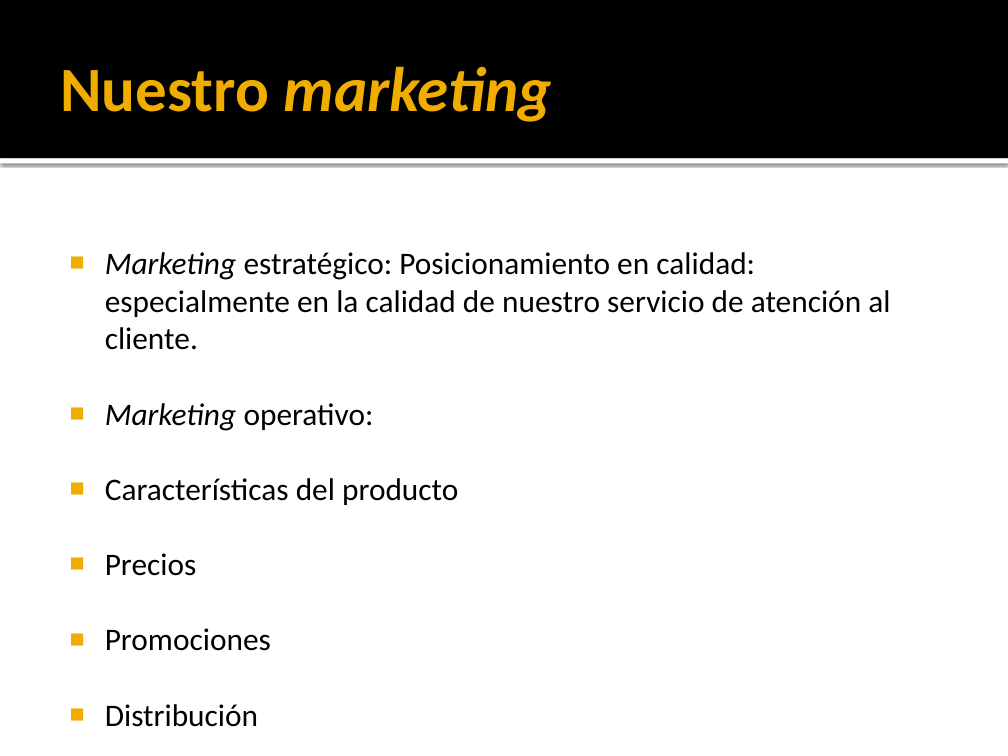
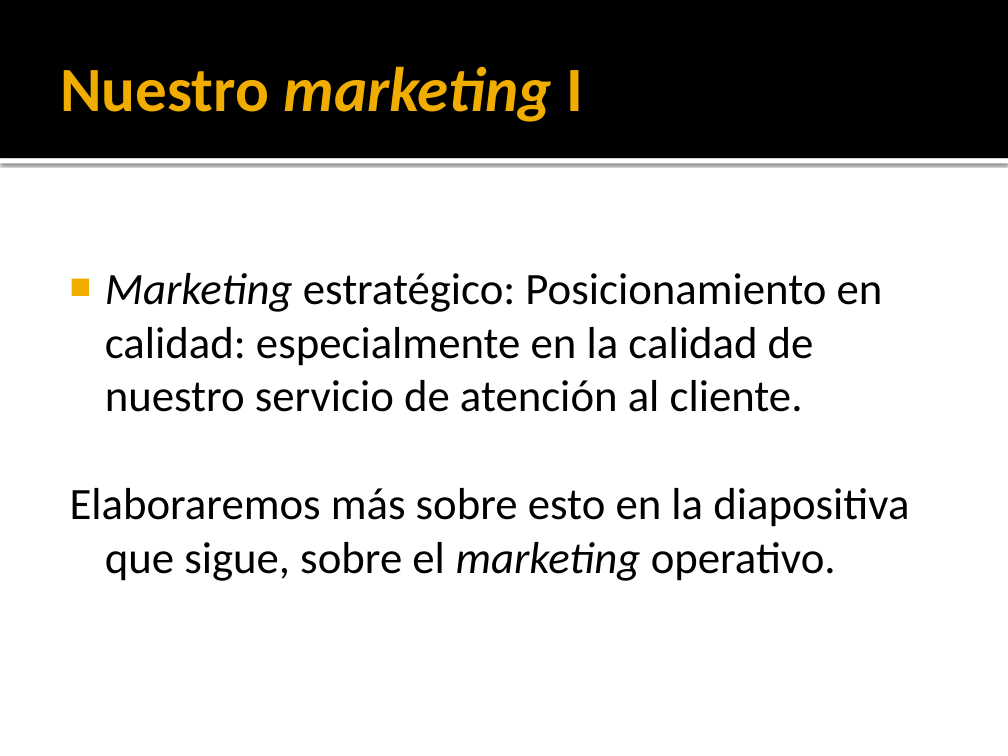
Before and after one commit to QuixoteCode/Experiencias_Ecohuerto, a slide deck: slide 4 of Presentacion_Empresa_6_3_2024.pptx (slide 5 before the commit). Drawn at 1008x756 pixels with LibreOffice and Linux fonts; fonts in the diff are those of the drawing. Boxes give left, top, right and bottom in pixels: in the first picture for what was removed or moved away, otherwise in the second. Text is boxed around its words. In the diff, an @@ line names an element or a change of style, - is before the commit and + after.

```diff
--- a/Presentacion_Empresa_6_3_2024.pptx
+++ b/Presentacion_Empresa_6_3_2024.pptx
@@ title at (60, 66, 583, 122): text changed @@
-Nuestro marketing
+Nuestro marketing I
@@ text at (105, 273, 883, 412): size 22.4 to 32 pt in "Marketing estratégico: Posicionamiento en calidad: especialm ..." @@
@@ text at (70, 488, 909, 581): text changed; size 22.4 to 32 pt @@
-■ Marketing operativo:
-■ Características del producto
-■ Precios
-■ Promociones
-■ Distribución
-■ Atención al cliente
+Elaboraremos más sobre esto en la diapositiva que sigue, sobre el marketing operativo.
```
Also in this commit, not shown: 7 other slides changed, 4 slides added, 1 slide removed.
